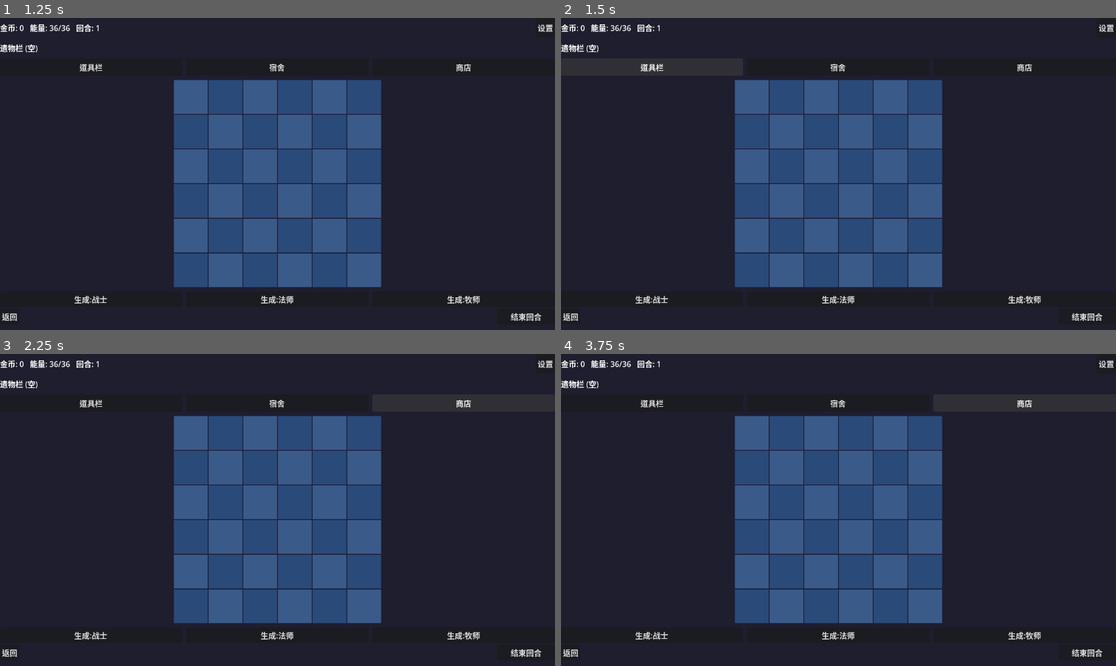
Above: before the commit, frames 1-4 (two rows, left to right).
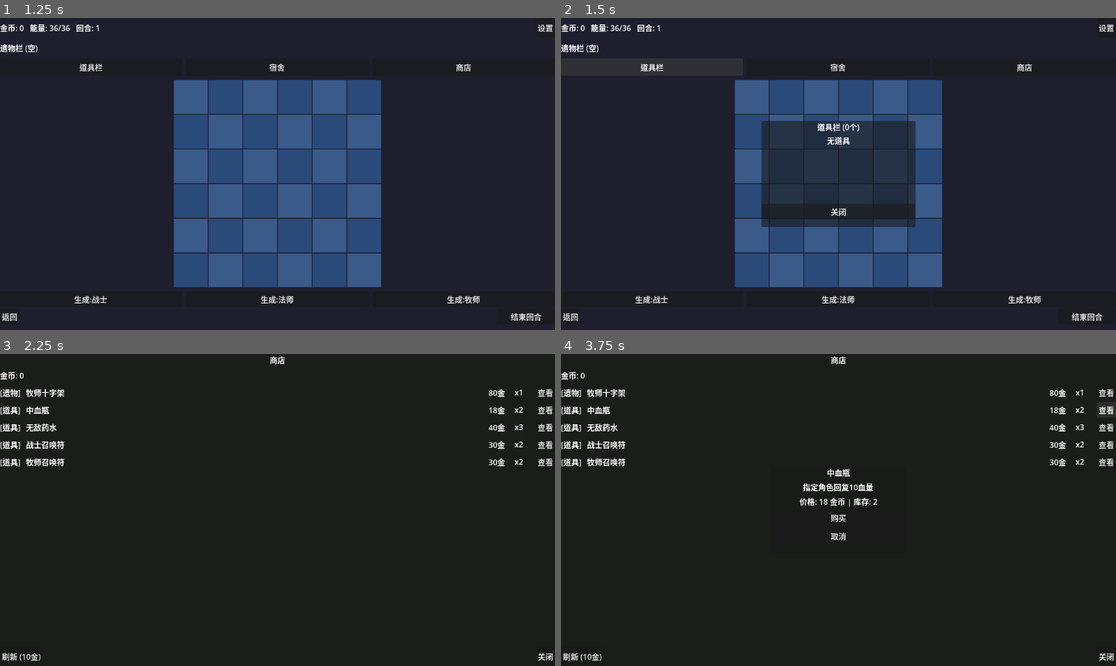
Above: after the commit, the same moments.

Repository: yzy1987523/roll-hhh
Game: Godot game, scene res://scenes/main_menu.tscn
The game is run twice, just before and just after one commit, with the same random seed, the same clock (stepped at 60 frames per second) and the same inputs.
Inputs (mouse positions are in pixels of both pictures, inside the frame that each line leads up to):
- Up to frame 1 (1.25 s): click "开始游戏" at 0.5 s
- Up to frame 2 (1.5 s): click "道具栏" at 1.25 s
- Up to frame 3 (2.25 s): click "商店" at 2 s
- Up to frame 4 (3.75 s): click (1104, 391) at 2.75 s, where only the run after the commit has a clickable "查看"; click (1104, 410) at 3.5 s, where only the run after the commit has a clickable "查看"

Frame 1 is identical in both runs. In frame 2, 9.1% of the frame differs, in the area x 36-64%, y 32-68%; in frame 3, 29%, in the area x 0-100%, y 0-99%; in frame 4, 28%.

Commit message:
feat: 完成第四阶段经济与物品系统 (任务4.1-4.4)
- 4.1 商店系统: 随机刷新5件商品, 库存限制, 购买确认, 折扣支持
- 4.2 道具系统: 22个道具数据+使用逻辑 (回复/召唤/升级/增益/献祭/商店/特殊)
- 4.3 遗物系统: 26个遗物数据, 唯一性判定, 战绩徽章可叠加
- 4.4 奖励系统: 胜利发放金币+随机道具, 精英/BOSS额外掉落遗物, 金币袋+20%
- GameManager新增: items/relics背包, add_item/add_relic/remove_item方法
- 备战界面新增: 商店入口, 道具栏弹窗+使用功能

Diff:
--- /dev/null
+++ b/scenes/shop_scene.tscn
@@ -0,0 +1,110 @@
+[gd_scene load_steps=2 format=3 uid="uid://shop_scene"]
+
+[ext_resource type="Script" path="res://scripts/shop_scene.gd" id="1_shop"]
+
+[node name="ShopScene" type="Control"]
+layout_mode = 3
+anchors_preset = 15
+anchor_right = 1.0
+anchor_bottom = 1.0
+grow_horizontal = 2
+grow_vertical = 2
+script = ExtResource("1_shop")
+
+[node name="BgColor" type="ColorRect" parent="."]
+layout_mode = 1
+anchors_preset = 15
+anchor_right = 1.0
+anchor_bottom = 1.0
+color = Color(0.1, 0.12, 0.1, 1)
+
+[node name="VBox" type="VBoxContainer" parent="."]
+layout_mode = 1
+anchors_preset = 15
+anchor_right = 1.0
+anchor_bottom = 1.0
+grow_horizontal = 2
+grow_vertical = 2
+theme_override_constants/separation = 8
+
+[node name="Title" type="Label" parent="VBox"]
+layout_mode = 2
+horizontal_alignment = 1
+text = "商店"
+
+[node name="GoldBar" type="HBoxContainer" parent="VBox"]
+layout_mode = 2
+
+[node name="GoldLabel" type="Label" parent="VBox/GoldBar"]
+layout_mode = 2
+text = "金币: 0"
+
+[node name="ScrollContainer" type="ScrollContainer" parent="VBox"]
+layout_mode = 2
+size_flags_vertical = 3
+
+[node name="ItemList" type="VBoxContainer" parent="VBox/ScrollContainer"]
+layout_mode = 2
+size_flags_horizontal = 3
+size_flags_vertical = 3
+theme_override_constants/separation = 4
+
+[node name="BottomBar" type="HBoxContainer" parent="VBox"]
+layout_mode = 2
+custom_minimum_size = Vector2(0, 40)
+theme_override_constants/separation = 8
+
+[node name="RefreshButton" type="Button" parent="VBox/BottomBar"]
+layout_mode = 2
+text = "刷新 (10金)"
+
+[node name="Spacer" type="Control" parent="VBox/BottomBar"]
+layout_mode = 2
+size_flags_horizontal = 3
+
+[node name="CloseButton" type="Button" parent="VBox/BottomBar"]
+layout_mode = 2
+text = "关闭"
+
+[node name="DetailPanel" type="PanelContainer" parent="."]
+visible = false
+layout_mode = 1
+anchors_preset = 8
+anchor_left = 0.5
+anchor_top = 0.5
+anchor_right = 0.5
+anchor_bottom = 0.5
+offset_left = -140.0
+offset_top = -90.0
+offset_right = 140.0
+offset_bottom = 90.0
+grow_horizontal = 2
+grow_vertical = 2
+
+[node name="DVBox" type="VBoxContainer" parent="DetailPanel"]
+layout_mode = 2
+theme_override_constants/separation = 6
+
+[node name="DetailName" type="Label" parent="DetailPanel/DVBox"]
+layout_mode = 2
+horizontal_alignment = 1
+text = "商品名称"
+
+[node name="DetailDesc" type="Label" parent="DetailPanel/DVBox"]
+layout_mode = 2
+horizontal_alignment = 1
+text = "描述"
+autowrap_mode = 2
+
+[node name="DetailPrice" type="Label" parent="DetailPanel/DVBox"]
+layout_mode = 2
+horizontal_alignment = 1
+text = "价格"
+
+[node name="BuyButton" type="Button" parent="DetailPanel/DVBox"]
+layout_mode = 2
+text = "购买"
+
+[node name="DetailClose" type="Button" parent="DetailPanel/DVBox"]
+layout_mode = 2
+text = "取消"
--- a/scripts/battle_scene.gd
+++ b/scripts/battle_scene.gd
@@ -171,21 +171,42 @@
 	# 全员满血恢复
 	GameManager.board_data.heal_all()
 
-	# 计算奖励
+	# 计算金币奖励
 	var gold_reward: int = GOLD_REWARD_NORMAL
 	var enemy_type: int = GameManager.get_current_enemy_type()
 	match enemy_type:
 		1: gold_reward = GOLD_REWARD_ELITE
 		2: gold_reward = GOLD_REWARD_BOSS
 
+	# 金币袋遗物 (ID 15): +20%
+	if ItemDatabase.has_relic(15, GameManager.relics):
+		gold_reward = int(gold_reward * 1.2)
+
 	GameManager.add_gold(gold_reward)
+
+	# 随机道具奖励
+	var reward_text: String = "+%d 金币" % gold_reward
+	var all_consumables: Array = ItemDatabase.get_all_consumables()
+	var random_item: DataModels.ItemData = all_consumables[randi_range(0, all_consumables.size() - 1)]
+	GameManager.add_item(random_item)
+	reward_text += "\n+道具: %s" % random_item.name
+
+	# 精英/BOSS额外掉落遗物
+	if enemy_type >= 1:
+		var available_relics: Array = []
+		for r in ItemDatabase.get_all_relics():
+			if r.stackable or not ItemDatabase.has_relic(r.id, GameManager.relics):
+				available_relics.append(r)
+		if available_relics.size() > 0:
+			var relic: DataModels.ItemData = available_relics[randi_range(0, available_relics.size() - 1)]
+			GameManager.add_relic(relic)
+			reward_text += "\n+遗物: %s" % relic.name
+
 	GameManager.advance_round()
 
 	# 显示奖励面板
 	result_title.text = "战斗胜利!"
-	reward_label.text = "+%d 金币" % gold_reward
-	if enemy_type >= 1:
-		reward_label.text += "\n(精英/BOSS额外奖励待实现)"
+	reward_label.text = reward_text
 	result_panel.visible = true
 
 	print(">>> [BattleScene] 胜利! 奖励 %d 金币" % gold_reward)
--- a/scripts/game_board.gd
+++ b/scripts/game_board.gd
@@ -61,6 +61,8 @@
 	end_turn_button.pressed.connect(_on_end_turn_pressed)
 	back_button.pressed.connect(_on_back_pressed)
 	dorm_button.pressed.connect(_on_dorm_pressed)
+	shop_button.pressed.connect(_on_shop_pressed)
+	item_button.pressed.connect(_on_item_pressed)
 	GameManager.gold_changed.connect(_on_gold_changed)
 	GameManager.energy_changed.connect(_on_energy_changed)
 	GameManager.round_changed.connect(_on_round_changed)
@@ -421,3 +423,103 @@
 func _on_back_pressed() -> void:
 	print(">>> [GameBoard] 返回主菜单")
 	get_tree().change_scene_to_file("res://scenes/main_menu.tscn")
+
+
+func _on_shop_pressed() -> void:
+	print(">>> [GameBoard] 打开商店")
+	get_tree().change_scene_to_file("res://scenes/shop_scene.tscn")
+
+
+func _on_item_pressed() -> void:
+	# 道具栏弹窗
+	_show_item_panel()
+
+
+# ---- 道具栏面板 ----
+
+var item_panel: PanelContainer = null
+var item_panel_visible: bool = false
+
+func _show_item_panel() -> void:
+	if item_panel == null:
+		_create_item_panel()
+	item_panel_visible = !item_panel_visible
+	item_panel.visible = item_panel_visible
+	if item_panel_visible:
+		_refresh_item_panel()
+
+
+func _create_item_panel() -> void:
+	item_panel = PanelContainer.new()
+	item_panel.visible = false
+	item_panel.set_anchors_preset(Control.PRESET_CENTER)
+	item_panel.custom_minimum_size = Vector2(320, 220)
+	item_panel.offset_left = -160
+	item_panel.offset_top = -110
+	item_panel.offset_right = 160
+	item_panel.offset_bottom = 110
+	add_child(item_panel)
+
+
+func _refresh_item_panel() -> void:
+	for child in item_panel.get_children():
+		child.queue_free()
+
+	var vbox := VBoxContainer.new()
+	item_panel.add_child(vbox)
+
+	var title := Label.new()
+	title.text = "道具栏 (%d个)" % GameManager.items.size()
+	title.horizontal_alignment = HORIZONTAL_ALIGNMENT_CENTER
+	vbox.add_child(title)
+
+	var scroll := ScrollContainer.new()
+	scroll.custom_minimum_size = Vector2(300, 140)
+	vbox.add_child(scroll)
+
+	var list := VBoxContainer.new()
+	list.size_flags_horizontal = Control.SIZE_EXPAND_FILL
+	scroll.add_child(list)
+
+	for i in range(GameManager.items.size()):
+		var item: DataModels.ItemData = GameManager.items[i]
+		var row := HBoxContainer.new()
+		list.add_child(row)
+
+		var info := Label.new()
+		info.text = "%s - %s" % [item.name, item.description]
+		info.size_flags_horizontal = Control.SIZE_EXPAND_FILL
+		info.clip_text = true
+		row.add_child(info)
+
+		var use_btn := Button.new()
+		use_btn.text = "使用"
+		use_btn.pressed.connect(_on_use_item.bind(i))
+		row.add_child(use_btn)
+
+	if GameManager.items.size() == 0:
+		var empty := Label.new()
+		empty.text = "无道具"
+		empty.horizontal_alignment = HORIZONTAL_ALIGNMENT_CENTER
+		list.add_child(empty)
+
+	var close_btn := Button.new()
+	close_btn.text = "关闭"
+	close_btn.pressed.connect(func(): item_panel.visible = false; item_panel_visible = false)
+	vbox.add_child(close_btn)
+
+
+func _on_use_item(item_index: int) -> void:
+	if item_index < 0 or item_index >= GameManager.items.size():
+		return
+	var item: DataModels.ItemData = GameManager.items[item_index]
+
+	# 需要指定目标的道具, 使用选中的格子
+	var target_idx: int = selected_index
+	var success: bool = ItemDatabase.use_consumable(item, target_idx)
+	if success:
+		GameManager.remove_item(item_index)
+		_refresh_item_panel()
+		_refresh_board_display()
+	else:
+		print(">>> [GameBoard] 使用道具失败 (可能需要先选中一个角色)")
--- a/scripts/game_manager.gd
+++ b/scripts/game_manager.gd
@@ -36,6 +36,41 @@
 
 # ---- 棋盘数据 ----
 var board_data: BoardData = BoardData.new()
+
+# ---- 背包数据 ----
+var items: Array = []         # 道具背包 Array of ItemData
+var relics: Array = []        # 遗物栏 Array of ItemData
+signal items_changed()
+signal relics_changed()
+
+
+## 添加道具到背包
+func add_item(item: DataModels.ItemData) -> void:
+	items.append(item)
+	items_changed.emit()
+	print(">>> [GameManager] 获得道具: %s" % item.name)
+
+
+## 移除道具
+func remove_item(index: int) -> void:
+	if index >= 0 and index < items.size():
+		var item: DataModels.ItemData = items[index]
+		items.remove_at(index)
+		items_changed.emit()
+		print(">>> [GameManager] 移除道具: %s" % item.name)
+
+
+## 添加遗物
+func add_relic(relic: DataModels.ItemData) -> void:
+	# 唯一性检查 (战绩徽章可叠加)
+	if not relic.stackable:
+		for r in relics:
+			if r.id == relic.id:
+				print(">>> [GameManager] 遗物已拥有: %s" % relic.name)
+				return
+	relics.append(relic)
+	relics_changed.emit()
+	print(">>> [GameManager] 获得遗物: %s" % relic.name)
 
 # ---- 生命周期 ----
 
@@ -194,10 +229,15 @@
 	current_round = DEFAULT_ROUND
 	cycle_count = 0
 	phase = PHASE_PREPARE
+	items.clear()
+	relics.clear()
+	board_data.clear_board()
 	gold_changed.emit(gold)
 	energy_changed.emit(energy)
 	round_changed.emit(current_round)
 	phase_changed.emit(phase)
+	items_changed.emit()
+	relics_changed.emit()
 	print(">>> [GameManager] 战败重置 (图鉴保留)")
 
 
@@ -209,4 +249,6 @@
 	battle_turn = 0
 	current_round = DEFAULT_ROUND
 	cycle_count = 0
+	items.clear()
+	relics.clear()
 	board_data.clear_board()
--- /dev/null
+++ b/scripts/item_database.gd
@@ -0,0 +1,224 @@
+extends RefCounted
+class_name ItemDatabase
+
+## 道具与遗物数据库
+## 任务 4.2 + 4.3: 道具/遗物数据定义与使用逻辑
+
+# ======== 道具定义 (22个) ========
+
+static func get_all_consumables() -> Array:
+	return [
+		_item(1, "小血瓶", "指定角色回复5血量", 10),
+		_item(2, "中血瓶", "指定角色回复10血量", 18),
+		_item(3, "大血瓶", "指定角色回复20血量", 30),
+		_item(4, "能量药水", "立即恢复10能量", 20),
+		_item(5, "能量饮料", "立即恢复20能量", 35),
+		_item(6, "角色礼包", "随机生成2-3级角色×3", 50),
+		_item(7, "战士召唤符", "生成1个3级战士", 30),
+		_item(8, "法师召唤符", "生成1个3级法师", 30),
+		_item(9, "牧师召唤符", "生成1个3级牧师", 30),
+		_item(10, "经验药水", "随机1个角色升1级", 30),
+		_item(11, "高级经验书", "指定角色升1级", 45),
+		_item(12, "直升卷轴", "随机1个角色直升3级", 80),
+		_item(13, "临时护盾", "指定角色获得5点临时护盾", 20),
+		_item(14, "攻击符印", "指定角色攻击+2(本回合)", 20),
+		_item(15, "防御符印", "指定角色防御+2(本回合)", 20),
+		_item(16, "无敌药水", "指定角色本回合免疫伤害", 40),
+		_item(17, "献祭卷轴", "本回合献祭返还翻倍", 40),
+		_item(18, "双重献祭符", "本回合献祭返还×3", 80),
+		_item(19, "刷新令牌", "商店商品刷新1次", 20),
+		_item(20, "商店折扣券", "下次购买-30%", 25),
+		_item(21, "命运骰子", "随机强化或弱化1个角色", 30),
+		_item(22, "时光沙漏", "重置当前回合能量为满", 50),
+	]
+
+
+static func _item(id: int, item_name: String, desc: String, price: int) -> DataModels.ItemData:
+	var item := DataModels.ItemData.new()
+	item.id = id
+	item.type = DataModels.ItemType.CONSUMABLE
+	item.name = item_name
+	item.description = desc
+	item.price = price
+	item.stackable = false
+	return item
+
+
+static func get_consumable_by_id(id: int) -> DataModels.ItemData:
+	for item in get_all_consumables():
+		if item.id == id:
+			return item
+	return null
+
+
+# ======== 遗物定义 (26个) ========
+
+static func get_all_relics() -> Array:
+	return [
+		_relic(1, "战士护符", "战士血量+2", false),
+		_relic(2, "战士长靴", "战士攻击+1", false),
+		_relic(3, "战士头盔", "战士防御+1", false),
+		_relic(4, "法师权杖", "法师攻击+1", false),
+		_relic(5, "法师披风", "法师穿透+1", false),
+		_relic(6, "法师戒指", "法师血量+1", false),
+		_relic(7, "牧师圣典", "牧师每回合额外回复1血", false),
+		_relic(8, "牧师十字架", "牧师回复范围+1格", false),
+		_relic(9, "牧师长袍", "牧师血量+2", false),
+		_relic(10, "战斗号角", "我方全员攻击+1", false),
+		_relic(11, "铁壁护盾", "我方全员防御+1", false),
+		_relic(12, "生命之泉", "我方全员血量上限+2", false),
+		_relic(13, "守护天使", "首次致命伤害保留1血", false),
+		_relic(14, "复仇之魂", "击杀后再攻击一次", false),
+		_relic(15, "金币袋", "战斗胜利金币+20%", false),
+		_relic(16, "商店折扣卷", "商店商品价格-15%", false),
+		_relic(17, "转职令牌", "生成角色时5%概率转职", false),
+		_relic(18, "经验药水", "生成角色时10%概率直升2级", false),
+		_relic(19, "能量护腕", "初始能量上限+3", false),
+		_relic(20, "稀有召唤符", "生成时5%概率直接3级", false),
+		_relic(21, "献祭之书", "献祭能量返还+20%", false),
+		_relic(22, "灵魂收割者", "献祭时额外获得1金币", false),
+		_relic(23, "穿透之箭", "所有攻击额外+1穿透", false),
+		_relic(24, "免控护符", "免疫敌方特技效果", false),
+		_relic(25, "连击之心", "15%概率发动连击", false),
+		_relic(26, "战绩徽章", "无效果,可叠加", true),
+	]
+
+
+static func _relic(id: int, relic_name: String, desc: String, stackable: bool) -> DataModels.ItemData:
+	var item := DataModels.ItemData.new()
+	item.id = id
+	item.type = DataModels.ItemType.RELIC
+	item.name = relic_name
+	item.description = desc
+	item.stackable = stackable
+	# 遗物商店价格
+	item.price = 80 if id <= 9 else 120
+	if stackable:
+		item.price = 0  # 战绩徽章不出售
+	return item
+
+
+static func get_relic_by_id(id: int) -> DataModels.ItemData:
+	for relic in get_all_relics():
+		if relic.id == id:
+			return relic
+	return null
+
+
+# ======== 道具使用逻辑 ========
+
+## 使用道具, 返回是否成功
+## target_index: 指定角色的棋盘索引, -1 = 无需指定
+static func use_consumable(item: DataModels.ItemData, target_index: int = -1) -> bool:
+	var bd: BoardData = GameManager.board_data
+	var target: DataModels.CharacterData = null
+	if target_index >= 0:
+		target = bd.get_character_at_index(target_index)
+
+	match item.id:
+		1:  # 小血瓶
+			if target == null: return false
+			target.heal(5)
+			print(">>> [Item] %s 回复5血, HP: %d/%d" % [target.get_job_name(), target.hp, target.max_hp])
+		2:  # 中血瓶
+			if target == null: return false
+			target.heal(10)
+		3:  # 大血瓶
+			if target == null: return false
+			target.heal(20)
+		4:  # 能量药水
+			GameManager.restore_energy(10)
+		5:  # 能量饮料
+			GameManager.restore_energy(20)
+		6:  # 角色礼包: 随机3个2-3级角色
+			for n in range(3):
+				if bd.is_board_full(): break
+				var job: int = randi_range(0, 2)
+				var lv: int = randi_range(2, 3)
+				var ch := CharacterFactory.create_character(job, lv)
+				bd.place_character_first_empty(ch)
+		7:  # 战士召唤符
+			if bd.is_board_full(): return false
+			var ch := CharacterFactory.create_character(DataModels.Job.WARRIOR, 3)
+			bd.place_character_first_empty(ch)
+		8:  # 法师召唤符
+			if bd.is_board_full(): return false
+			var ch := CharacterFactory.create_character(DataModels.Job.MAGE, 3)
+			bd.place_character_first_empty(ch)
+		9:  # 牧师召唤符
+			if bd.is_board_full(): return false
+			var ch := CharacterFactory.create_character(DataModels.Job.PRIEST, 3)
+			bd.place_character_first_empty(ch)
+		10:  # 经验药水: 随机1个角色升1级
+			var chars: Array = bd.get_all_board_characters()
+			if chars.size() == 0: return false
+			var ch: DataModels.CharacterData = chars[randi_range(0, chars.size() - 1)]
+			if ch.level >= 16: return false
+			ch.level = mini(ch.level + 1, 16)
+			CharacterFactory.recalc_stats(ch)
+			ch.full_heal()
+		11:  # 高级经验书: 指定角色升1级
+			if target == null or target.level >= 16: return false
+			target.level = mini(target.level + 1, 16)
+			CharacterFactory.recalc_stats(target)
+			target.full_heal()
+		12:  # 直升卷轴: 随机角色直升3级
+			var chars: Array = bd.get_all_board_characters()
+			if chars.size() == 0: return false
+			var ch: DataModels.CharacterData = chars[randi_range(0, chars.size() - 1)]
+			ch.level = mini(ch.level + 3, 16)
+			CharacterFactory.recalc_stats(ch)
+			ch.full_heal()
+		13:  # 临时护盾 (简化: 加5临时HP)
+			if target == null: return false
+			target.max_hp += 5
+			target.hp += 5
+		14:  # 攻击符印
+			if target == null: return false
+			target.attack += 2
+		15:  # 防御符印
+			if target == null: return false
+			target.defense += 2
+		16:  # 无敌药水 (简化: 大幅增加防御)
+			if target == null: return false
+			target.defense += 999
+		17:  # 献祭卷轴 (标记, 由献祭逻辑读取)
+			GameManager.set_meta("sacrifice_mult", 2)
+		18:  # 双重献祭符
+			GameManager.set_meta("sacrifice_mult", 3)
+		19:  # 刷新令牌 (由商店系统处理)
+			GameManager.set_meta("shop_refresh", true)
+		20:  # 商店折扣券
+			GameManager.set_meta("shop_discount", 0.7)
+		21:  # 命运骰子
+			var chars: Array = bd.get_all_board_characters()
+			if chars.size() == 0: return false
+			var ch: DataModels.CharacterData = chars[randi_range(0, chars.size() - 1)]
+			if randi_range(0, 1) == 0:
+				ch.attack += 2
+				ch.max_hp += 3
+				ch.hp += 3
+				print(">>> [Item] 命运骰子: %s 强化! ATK+2 HP+3" % ch.get_job_name())
+			else:
+				ch.attack = maxi(ch.attack - 1, 0)
+				ch.max_hp = maxi(ch.max_hp - 2, 1)
+				ch.hp = mini(ch.hp, ch.max_hp)
+				print(">>> [Item] 命运骰子: %s 弱化! ATK-1 HP-2" % ch.get_job_name())
+		22:  # 时光沙漏
+			GameManager.reset_energy()
+		_:
+			print(">>> [Item] 未知道具ID: %d" % item.id)
+			return false
+
+	print(">>> [Item] 使用道具: %s" % item.name)
+	return true
+
+
+# ======== 遗物效果检查 (被其他系统调用) ========
+
+## 检查是否拥有指定遗物
+static func has_relic(relic_id: int, relics: Array) -> bool:
+	for r in relics:
+		if r.id == relic_id:
+			return true
+	return false
--- /dev/null
+++ b/scripts/shop_scene.gd
@@ -0,0 +1,187 @@
+extends Control
+
+## 商店系统
+## 任务 4.1: 商店UI + 随机刷新 + 库存 + 购买
+
+const SHOP_SLOTS := 5  # 每次刷新5个商品
+const REFRESH_COST := 10  # 手动刷新费用
+
+var shop_items: Array = []   # 当前商品列表
+var shop_stock: Array = []   # 库存数量
+var item_buttons: Array = []
+
+@onready var title_label: Label = $VBox/Title
+@onready var gold_label: Label = $VBox/GoldBar/GoldLabel
+@onready var item_list: VBoxContainer = $VBox/ScrollContainer/ItemList
+@onready var refresh_button: Button = $VBox/BottomBar/RefreshButton
+@onready var close_button: Button = $VBox/BottomBar/CloseButton
+@onready var detail_panel: PanelContainer = $DetailPanel
+@onready var detail_name: Label = $DetailPanel/DVBox/DetailName
+@onready var detail_desc: Label = $DetailPanel/DVBox/DetailDesc
+@onready var detail_price: Label = $DetailPanel/DVBox/DetailPrice
+@onready var buy_button: Button = $DetailPanel/DVBox/BuyButton
+@onready var detail_close: Button = $DetailPanel/DVBox/DetailClose
+
+var selected_shop_index: int = -1
+
+
+func _ready() -> void:
+	refresh_button.pressed.connect(_on_refresh)
+	close_button.pressed.connect(_on_close)
+	buy_button.pressed.connect(_on_buy)
+	detail_close.pressed.connect(_on_detail_close)
+	detail_panel.visible = false
+	GameManager.gold_changed.connect(_on_gold_changed)
+	_refresh_shop()
+	_update_gold()
+	print(">>> [Shop] 商店已打开")
+
+
+func _refresh_shop() -> void:
+	shop_items.clear()
+	shop_stock.clear()
+
+	# 从道具库和遗物库随机抽取
+	var all_consumables: Array = ItemDatabase.get_all_consumables()
+	var all_relics: Array = ItemDatabase.get_all_relics()
+
+	# 过滤已拥有的唯一遗物
+	var available_relics: Array = []
+	for r in all_relics:
+		if r.stackable or not ItemDatabase.has_relic(r.id, GameManager.relics):
+			if r.price > 0:
+				available_relics.append(r)
+
+	var pool: Array = []
+	pool.append_array(all_consumables)
+	pool.append_array(available_relics)
+	pool.shuffle()
+
+	for i in range(mini(SHOP_SLOTS, pool.size())):
+		shop_items.append(pool[i])
+		shop_stock.append(randi_range(1, 3))
+
+	_rebuild_item_list()
+
+
+func _rebuild_item_list() -> void:
+	for child in item_list.get_children():
+		child.queue_free()
+	item_buttons.clear()
+
+	for i in range(shop_items.size()):
+		var item: DataModels.ItemData = shop_items[i]
+		var stock: int = shop_stock[i]
+
+		var row := HBoxContainer.new()
+		item_list.add_child(row)
+
+		var type_tag := Label.new()
+		type_tag.text = "[遗物]" if item.is_relic() else "[道具]"
+		type_tag.custom_minimum_size = Vector2(50, 0)
+		row.add_child(type_tag)
+
+		var name_lbl := Label.new()
+		name_lbl.text = item.name
+		name_lbl.size_flags_horizontal = Control.SIZE_EXPAND_FILL
+		row.add_child(name_lbl)
+
+		var price_lbl := Label.new()
+		var actual_price: int = _get_actual_price(item)
+		price_lbl.text = "%d金" % actual_price
+		price_lbl.custom_minimum_size = Vector2(50, 0)
+		row.add_child(price_lbl)
+
+		var stock_lbl := Label.new()
+		stock_lbl.text = "x%d" % stock if stock > 0 else "售罄"
+		stock_lbl.custom_minimum_size = Vector2(40, 0)
+		row.add_child(stock_lbl)
+
+		var btn := Button.new()
+		btn.text = "查看"
+		btn.disabled = stock <= 0
+		btn.pressed.connect(_on_item_select.bind(i))
+		row.add_child(btn)
+		item_buttons.append(btn)
+
+
+func _get_actual_price(item: DataModels.ItemData) -> int:
+	var price: int = item.price
+	# 商店折扣卷遗物 (ID 16)
+	if ItemDatabase.has_relic(16, GameManager.relics):
+		price = int(price * 0.85)
+	# 临时折扣 (商店折扣券道具)
+	if GameManager.has_meta("shop_discount"):
+		price = int(price * GameManager.get_meta("shop_discount"))
+		GameManager.remove_meta("shop_discount")
+	return maxi(price, 1)
+
+
+func _on_item_select(index: int) -> void:
+	if index < 0 or index >= shop_items.size():
+		return
+	selected_shop_index = index
+	var item: DataModels.ItemData = shop_items[index]
+	detail_name.text = item.name
+	detail_desc.text = item.description
+	detail_price.text = "价格: %d 金币 | 库存: %d" % [_get_actual_price(item), shop_stock[index]]
+	buy_button.disabled = shop_stock[index] <= 0
+	detail_panel.visible = true
+
+
+func _on_buy() -> void:
+	if selected_shop_index < 0:
+		return
+	var item: DataModels.ItemData = shop_items[selected_shop_index]
+	var price: int = _get_actual_price(item)
+
+	if not GameManager.spend_gold(price):
+		print(">>> [Shop] 购买失败: 金币不足")
+		return
+
+	if shop_stock[selected_shop_index] <= 0:
+		print(">>> [Shop] 购买失败: 已售罄")
+		return
+
+	shop_stock[selected_shop_index] -= 1
+
+	if item.is_relic():
+		GameManager.add_relic(item)
+	else:
+		GameManager.add_item(item)
+
+	print(">>> [Shop] 购买: %s, 花费 %d 金币" % [item.name, price])
+	detail_panel.visible = false
+	_rebuild_item_list()
+
+
+func _on_refresh() -> void:
+	# 检查是否有刷新令牌
+	if GameManager.has_meta("shop_refresh"):
+		GameManager.remove_meta("shop_refresh")
+		_refresh_shop()
+		print(">>> [Shop] 使用刷新令牌刷新商店")
+		return
+
+	if not GameManager.spend_gold(REFRESH_COST):
+		print(">>> [Shop] 刷新失败: 金币不足 (需%d)" % REFRESH_COST)
+		return
+	_refresh_shop()
+	print(">>> [Shop] 花费 %d 金币刷新商店" % REFRESH_COST)
+
+
+func _on_close() -> void:
+	get_tree().change_scene_to_file("res://scenes/game_board.tscn")
+
+
+func _on_detail_close() -> void:
+	detail_panel.visible = false
+	selected_shop_index = -1
+
+
+func _update_gold() -> void:
+	gold_label.text = "金币: %d" % GameManager.gold
+
+
+func _on_gold_changed(new_gold: int) -> void:
+	gold_label.text = "金币: %d" % new_gold
Not shown, changed: doc/plans/2026-03-29-implementation-tasks.md
